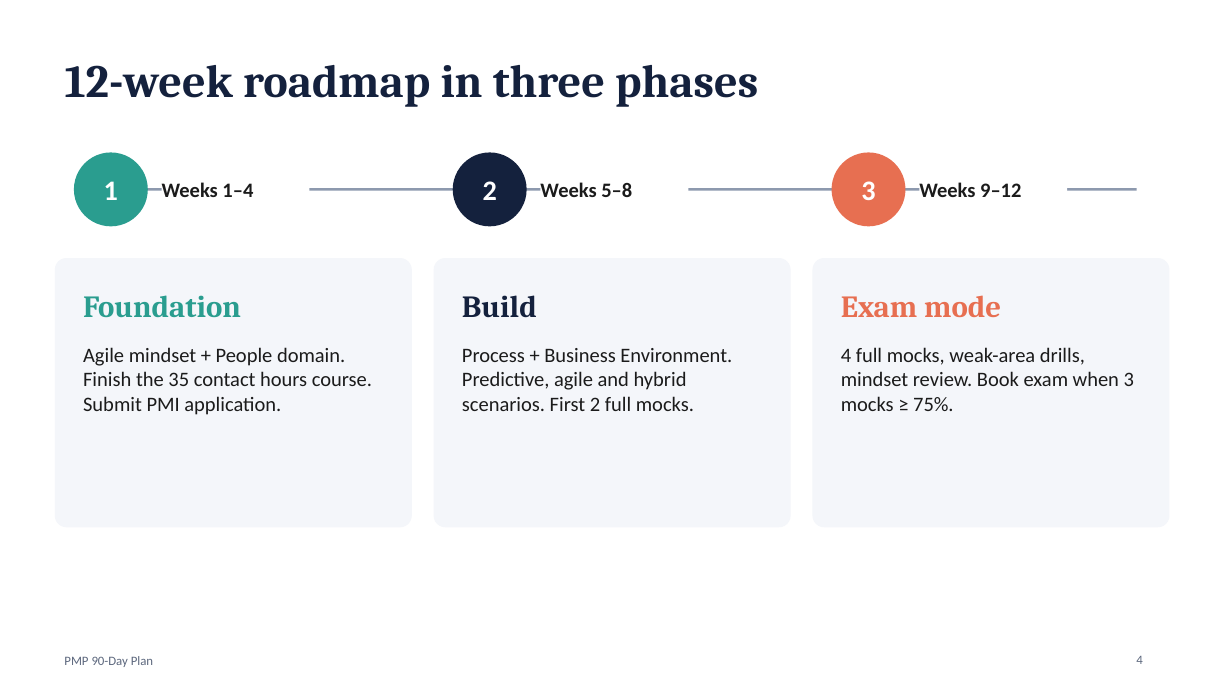
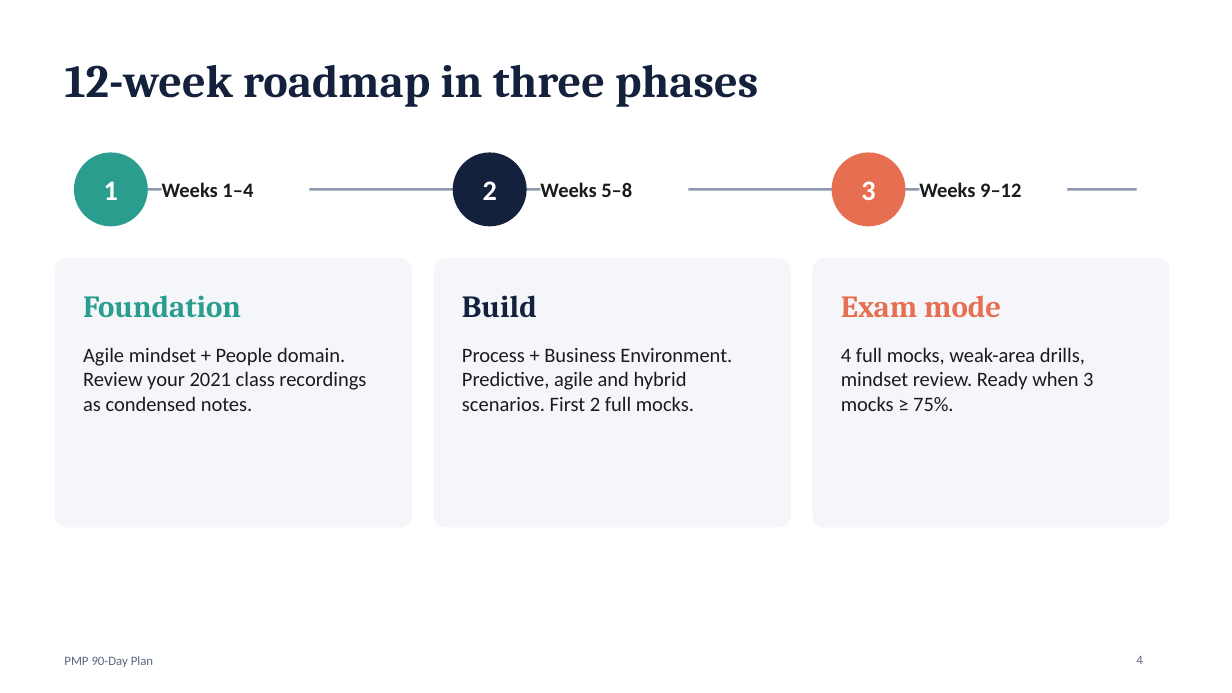
Before and after one commit to pushkar251019/Github, a slide deck: slide 4 of PMP_90_Day_Study_Plan.pptx. Drawn at 1232x693 pixels with LibreOffice and Linux fonts; fonts in the diff are those of the drawing. Boxes give left, top, right and bottom in pixels: in the first picture for what was removed or moved away, otherwise in the second. Text is boxed around its words. In the diff, an @@ line names an element or a change of style, - is before the commit and + after.

```diff
--- a/PMP_90_Day_Study_Plan.pptx
+++ b/PMP_90_Day_Study_Plan.pptx
@@ text at (83, 347, 366, 411): text changed @@
-Agile mindset + People domain. Finish the 35 contact hours course. Submit PMI application.
+Agile mindset + People domain. Review your 2021 class recordings as condensed notes.
@@ text at (841, 347, 1093, 411): text changed @@
-4 full mocks, weak-area drills, mindset review. Book exam when 3 mocks ≥ 75%.
+4 full mocks, weak-area drills, mindset review. Ready when 3 mocks ≥ 75%.
```
Also in this commit, not shown: 8 other slides changed.
